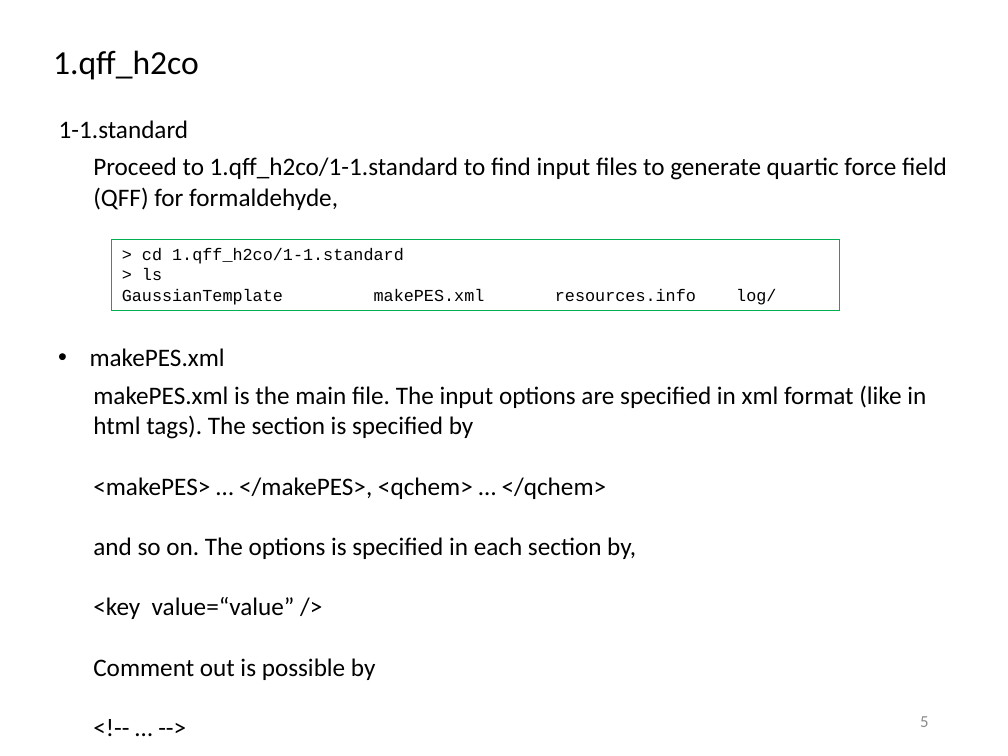
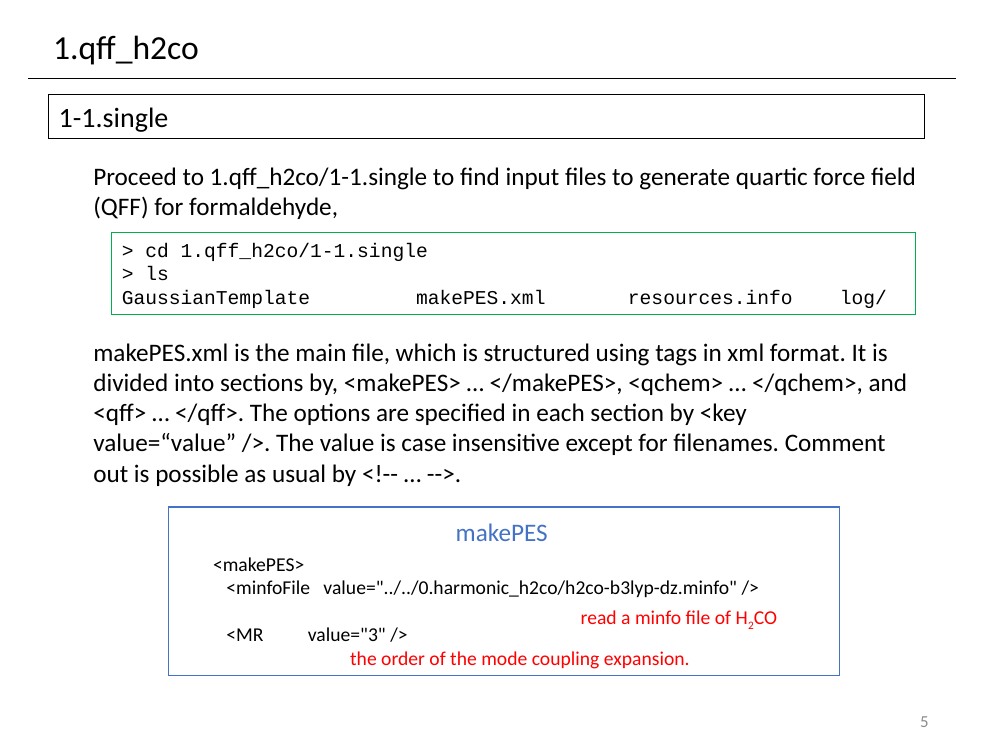
Before and after one commit to yagikiyoshi/sindo, a slide deck: slide 6 of doc/MakePES/usage_MakePES.pptx. Drawn at 1008x756 pixels with LibreOffice and Linux fonts; fonts in the diff are those of the drawing. Boxes give left, top, right and bottom in pixels: in the first picture for what was removed or moved away, otherwise in the second. Text is boxed around its words. In the diff, an @@ line names an element or a change of style, - is before the commit and + after.

```diff
--- a/doc/MakePES/usage_MakePES.pptx
+++ b/doc/MakePES/usage_MakePES.pptx
@@ text "1.qff_h2co": place and size @@
-text "1.qff_h2co" at box(53, 50, 199, 80)
+text "1.qff_h2co" at box(53, 35, 199, 65)
@@ line added from (28, 79) to (956, 79), #000000 0.5 pt @@
@@ rectangle "1-1.single": place and size @@
-rectangle "1-1.single" at box(59, 120, 189, 138)
+rectangle "1-1.single" at box(48, 95, 924, 139)
@@ rectangle "1-1.single" at box(48, 95, 924, 139): outline none to #000000 0.75 pt @@
@@ text in rectangle at box(59, 107, 169, 132): text changed; size 18 to 20 pt @@
-1-1.standard
+1-1.single
@@ text at box(93, 167, 916, 219): text changed @@
-Proceed to 1.qff_h2co/1-1.standard to find input files to generate quartic force field (QFF) for formaldehyde,
+Proceed to 1.qff_h2co/1-1.single to find input files to generate quartic force field (QFF) for formaldehyde,
@@ rectangle "> cd 1.qff_h2co/1-1.single": place and size @@
-rectangle "> cd 1.qff_h2co/1-1.single" at box(112, 239, 840, 310)
+rectangle "> cd 1.qff_h2co/1-1.single" at box(112, 233, 915, 314)
@@ text in rectangle at box(122, 266, 887, 308): size 12 to 14 pt in "> ls", "GaussianTemplate makePES.xml resources.info log/" @@
@@ text in rectangle at box(145, 243, 428, 261): text changed; size 12 to 14 pt @@
-> cd 1.qff_h2co/1-1.standard
+> cd 1.qff_h2co/1-1.single
@@ text at box(93, 343, 908, 486): text changed @@
-makePES.xml is the main file. The input options are specified in xml format (like in html tags). The section is specified by
-<makePES> … </makePES>, <qchem> … </qchem>
-and so on. The options is specified in each section by,
-<key value=“value” />
-Comment out is possible by
-<!-- … -->
+makePES.xml is the main file, which is structured using tags in xml format. It is divided into sections by, <makePES> … </makePES>, <qchem> … </qchem>, and <qff> … </qff>. The options are specified in each section by <key value=“value” />. The value is case insensitive except for filenames. Comment out is possible as usual by <!-- … -->.
@@ rectangle added at box(168, 507, 840, 675), outline #4472C4 1 pt @@
@@ text at box(456, 523, 548, 541): text changed; text colour #000000 to #4472C4 @@
-• makePES.xml
+makePES
@@ text added at box(213, 557, 737, 641), 14 pt, text #000000 @@
+<makePES>
+<minfoFile value="../../0.harmonic_h2co/h2co-b3lyp-dz.minfo" />
+<MR value="3" />
@@ text added at box(581, 610, 731, 624), 14 pt, text #FF0000 @@
+read a minfo file of H2CO
@@ text added at box(350, 651, 690, 669), 14 pt, text #FF0000 @@
+the order of the mode coupling expansion.
```
Also in this commit, not shown: 11 other slides changed, 36 slides added, 4 slides removed, 4 other files.
